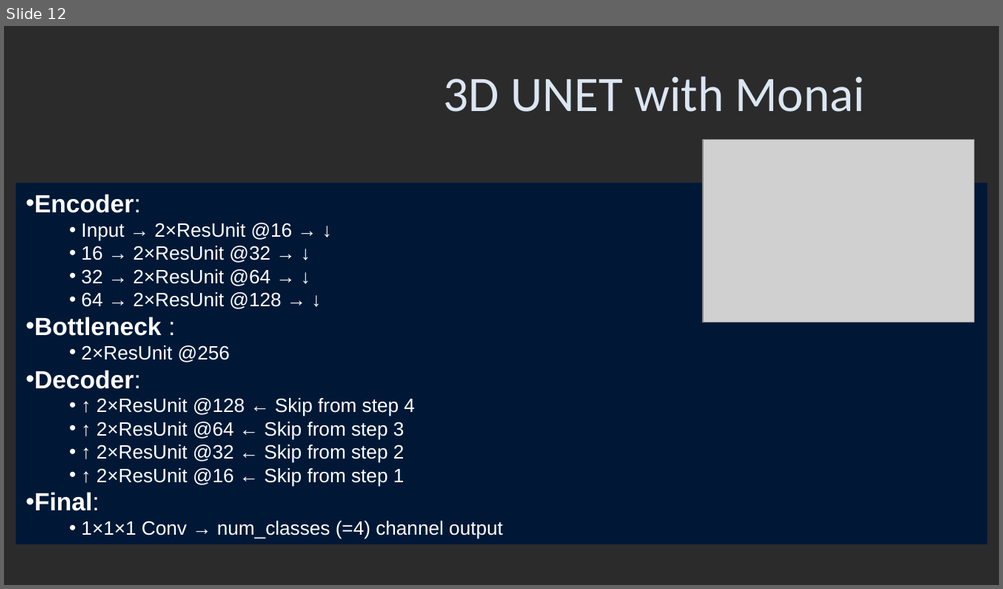
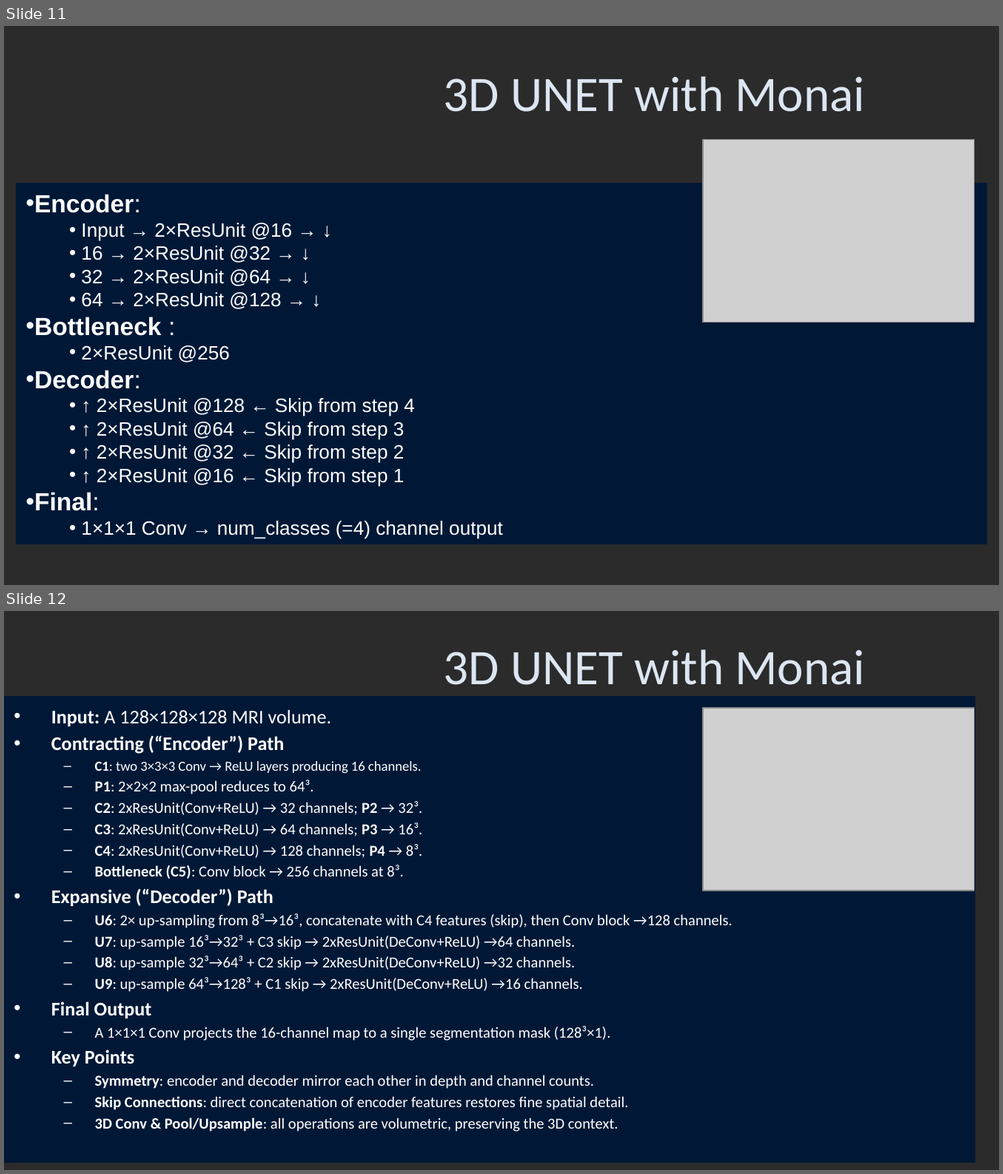
Before and after one commit to daniel-chervin/DS18_FinalProject, a slide deck: ds18_GBM_Autosegmentation.pptx. Shown one above the other, each under a label of ours: slide 12 before the commit, slides 11 and 12 after it. The pictures are 1003x589 and 1003x1174 pixels, drawn with LibreOffice and Linux fonts; fonts in the diff are those of the drawing; grey boxes stand for pictures; background and template pictures are left out; a plain dark background stands for a picture behind light text. Boxes give left, top, right and bottom in pixels: in the first picture for what was removed or moved away, otherwise in the second. Text is boxed around its words. In the diff, an @@ line names an element or a change of style, - is before the commit and + after.

```diff
--- a/ds18_GBM_Autosegmentation.pptx
+++ b/ds18_GBM_Autosegmentation.pptx
@@ slide 12 added at [4,611,999,1170], background picture (left out) @@
@@ title added at [444,649,865,697], 36 pt, text #DCE6F2 @@
+3D UNET with Monai
@@ text added at [4,692,975,1168], fill #001836, 11 pt, text #FFFFFF @@
+• Input: A 128×128×128 MRI volume.
+• Contracting (“Encoder”) Path
+  – C1: two 3×3×3 Conv → ReLU layers producing 16 channels.
+  – P1: 2×2×2 max-pool reduces to 64³.
+  – C2: 2xResUnit(Conv+ReLU) → 32 channels; P2 → 32³.
+  – C3: 2xResUnit(Conv+ReLU) → 64 channels; P3 → 16³.
+  – C4: 2xResUnit(Conv+ReLU) → 128 channels; P4 → 8³.
+  – Bottleneck (C5): Conv block → 256 channels at 8³.
+• Expansive (“Decoder”) Path
+  – U6: 2× up-sampling from 8³→16³, concatenate with C4 features (skip), then Conv block →128 channels.
+  – U7: up-sample 16³→32³ + C3 skip → 2xResUnit(DeConv+ReLU) →64 channels.
+  – U8: up-sample 32³→64³ + C2 skip → 2xResUnit(DeConv+ReLU) →32 channels.
+  – U9: up-sample 64³→128³ + C1 skip → 2xResUnit(DeConv+ReLU) →16 channels.
+• Final Output
+  – A 1×1×1 Conv projects the 16-channel map to a single segmentation mask (128³×1).
+• Key Points
+  – Symmetry: encoder and decoder mirror each other in depth and channel counts.
+  – Skip Connections: direct concatenation of encoder features restores fine spatial detail.
+  – 3D Conv & Pool/Upsample: all operations are volumetric, preserving the 3D context.
@@ picture added at [702,709,973,891] @@
@@ what was slide 12 is now slide 11 @@
```
Also in this commit, not shown: 1 slide changed, 1 other file.
